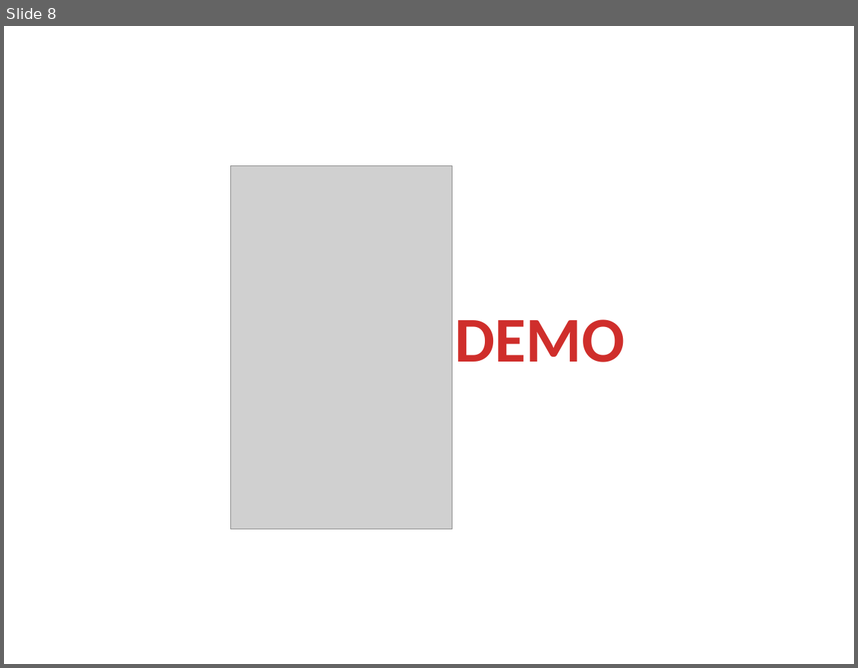
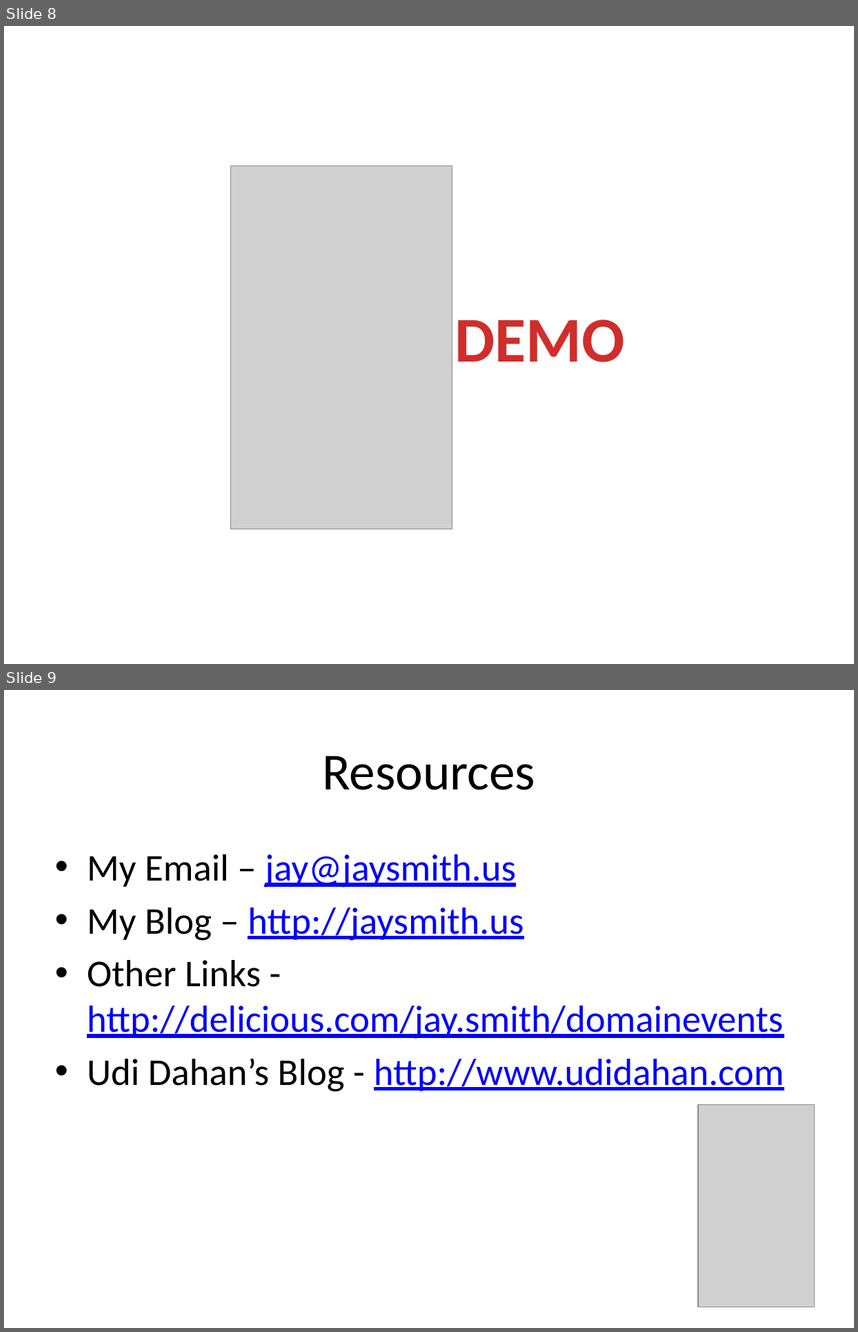
Before and after one commit to JaySmith-zz/DomainEvents, a slide deck: Domain Driven Events.pptx. Shown one above the other, each under a label of ours: slide 8 before the commit, slides 8 and 9 after it. The pictures are 858x668 and 858x1332 pixels, drawn with LibreOffice and Linux fonts; fonts in the diff are those of the drawing; grey boxes stand for pictures. Boxes give left, top, right and bottom in pixels: in the first picture for what was removed or moved away, otherwise in the second. Text is boxed around its words. In the diff, an @@ line names an element or a change of style, - is before the commit and + after.

```diff
--- a/Domain Driven Events.pptx
+++ b/Domain Driven Events.pptx
@@ slide 9 added at (x1=4, y1=690, x2=854, y2=1328), background #FFFFFF @@
@@ title added at (x1=322, y1=756, x2=535, y2=790), 44 pt, text #000000 @@
+Resources
@@ text added at (x1=87, y1=854, x2=784, y2=1092), 32 pt, text #0000FF, underline @@
+• My Email – jay@jaysmith.us
+• My Blog – http://jaysmith.us
+• Other Links - http://delicious.com/jay.smith/domainevents
+• Udi Dahan’s Blog - http://www.udidahan.com
@@ picture added at (x1=699, y1=1104, x2=814, y2=1306) @@
```
Also in this commit, not shown: 7 other files.
